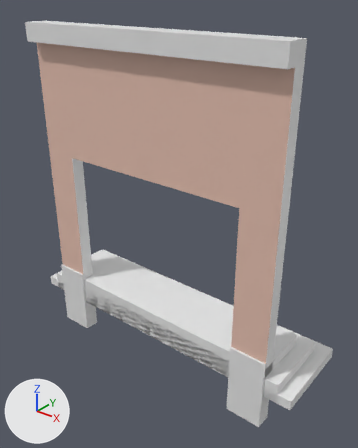
The FBX model Assets/Assets/Walls/Walls/Entrance_WallSlidingDoor.fbx: old version first, new version second.
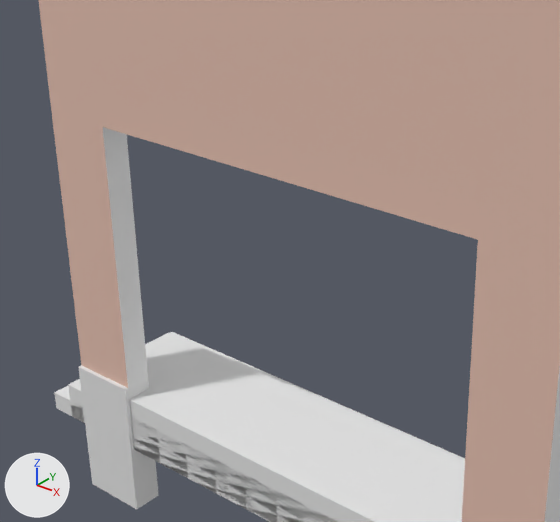
Each version is shown whole from a 50 mm camera at (6.22, -4.65, 4.48) aimed at (2.13, 0.46, 1.31), then close up on the part from 7% to 77% of the width and 23% to 75% of the height. The axes (+X, +Y, +Z) are drawn at lower left. The lights are the same throughout. Where no turn or scale is listed for an object, it has been applied to the vertices.

Before the edit, the objects in view are built like this:
```python
me_cube_030 = bpy.data.meshes.new('Cube.030')
me_cube_030.from_pydata(...)  # 56 vertices, 45 faces; spans x -0.4..4.4, y -0.25..1.2, z -1.0..4.0
# faces by material slot: [39, 3, 3]
me_cube_030.materials.append(mat_m_concretewhite)  # white #e7e7e7
me_cube_030.materials.append(mat_m_wall)  # beige #e7c2b2
me_cube_030.materials.append(mat_m_wall2)  # white #e7e7e7
# before: 0 (3.47, 0.1, 2.13), 1 (0.53, 0.1, 2.13), 8 (3.47, -0.1, 2.13) at pixel (477, 239), 9 (0.53, -0.1, 2.13) at pixel (102, 127)
ob_entrance_wallslidingdoor = bpy.data.objects.new('Entrance_WallSlidingDoor', me_cube_030)
ob_entrance_wallslidingdoor.location = (0.0, 0.0, 0.0)
```
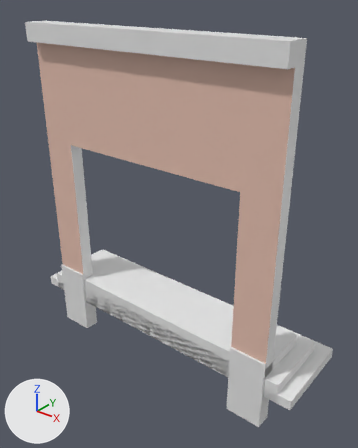
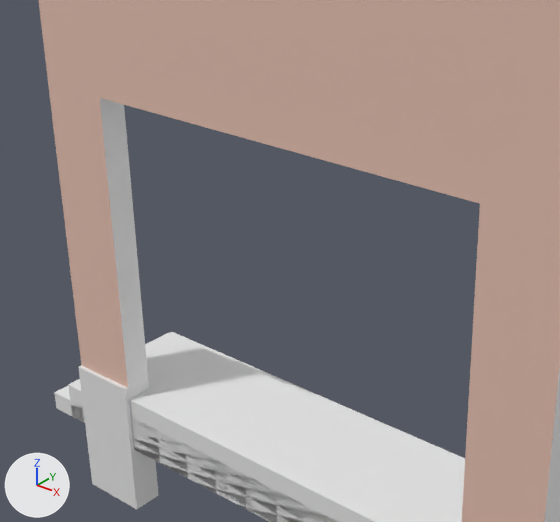
What the commit changed:
me_cube_030 has 56 vertices, 45 faces and spans x -0.4..4.4, y -0.25..1.2, z -1.0..4.0.
me_cube_030 is used by ob_entrance_wallslidingdoor; location (0.0, 0.0, 0.0).
Part 1, on me_cube_030:
Vertices 0, 1, 8, 9 of me_cube_030 move by (0.0, 0.0, 0.2).

Where the change shows, as pixel boxes (x1, y1, x2, y2) in the close-ups (560 x 522 px; the box of a moved part takes in the faces that stretch with it):
part 1 of me_cube_030, moved or reshaped
    both: (98, 96, 483, 243)
